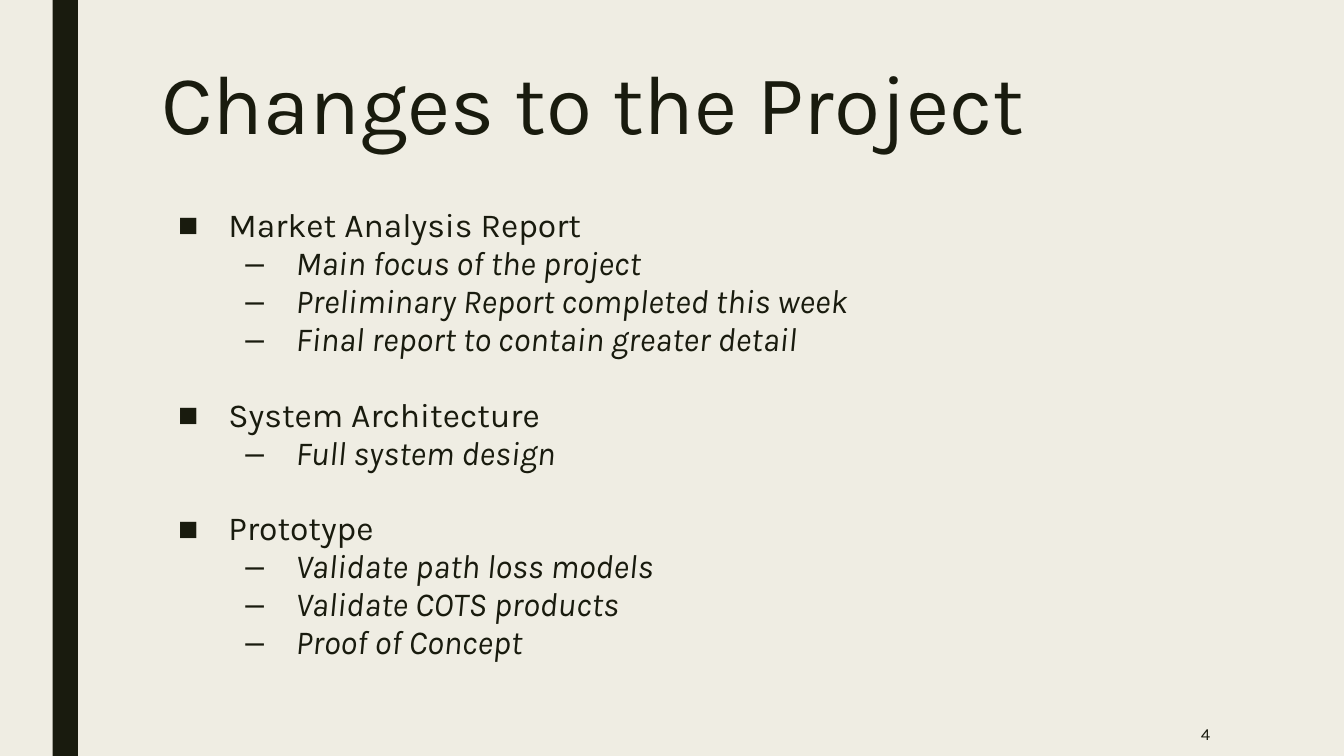
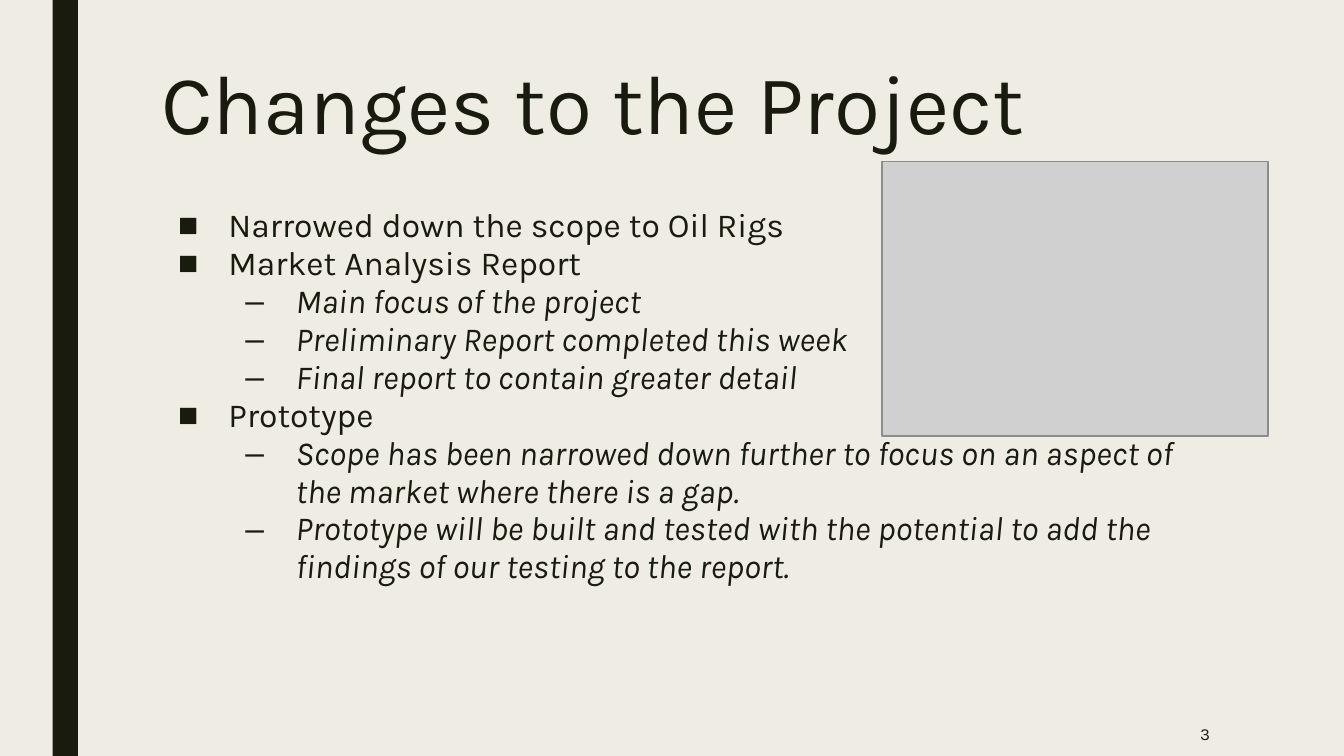
Before and after one commit to woojin444/EAssetTracking, a slide deck: slide 3 of GoogleDrive/Audits/Audit 2/Audit 2.pptx (slide 4 before the commit). Drawn at 1344x756 pixels with LibreOffice and Linux fonts; fonts in the diff are those of the drawing; grey boxes stand for pictures. Boxes give left, top, right and bottom in pixels: in the first picture for what was removed or moved away, otherwise in the second. Text is boxed around its words. In the diff, an @@ line names an element or a change of style, - is before the commit and + after.

```diff
--- a/GoogleDrive/Audits/Audit 2/Audit 2.pptx
+++ b/GoogleDrive/Audits/Audit 2/Audit 2.pptx
@@ picture added at (882, 161, 1267, 437) @@
@@ text at (228, 214, 784, 246): paragraph added @@
+■ Narrowed down the scope to Oil Rigs
@@ text at (228, 404, 555, 474): paragraphs removed @@
-■ System Architecture
-  – Full system design
@@ text at (296, 435, 1173, 587): text changed @@
-  – Validate path loss models
-  – Validate COTS products
-  – Proof of Concept
+  – Scope has been narrowed down further to focus on an aspect of the market where there is a gap.
+  – Prototype will be built and tested with the potential to add the findings of our testing to the report.
@@ page number at (1200, 729, 1210, 740): text changed @@
-4
+3
```
Also in this commit, not shown: 8 other slides changed, 1 slide removed, 43 other files.
